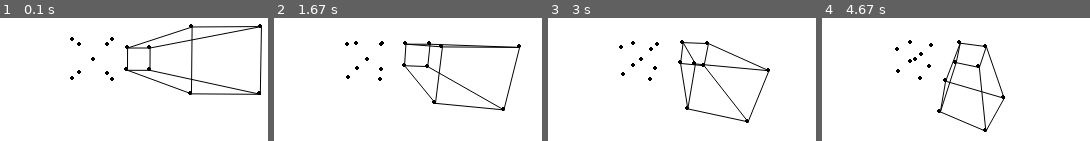
Above: before the commit, frames 1-4 (left to right).
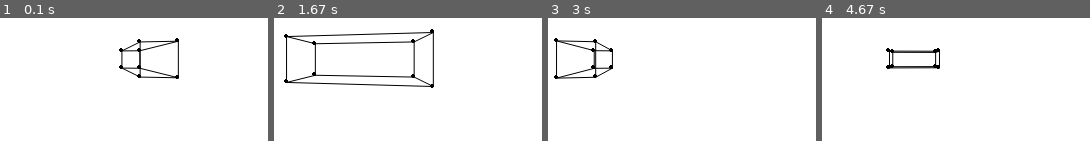
Above: after the commit, the same moments.

Repository: poonchoi/3D-GRAPHICS-ENGINE
Game: pygame game, started from 3dEngine1stModel.py
Two runs of this game, one before a commit and one after it. Both use one fixed random seed, a clock stepped at 60 frames per second and the inputs below.
Inputs:
- Up to frame 1 (0.1 s): no input
- Up to frame 2 (1.67 s): no input
- Up to frame 3 (3 s): no input
- Up to frame 4 (4.67 s): no input

The runs differ from the first frame. In frame 1, 5.6% of the frame differs, in the area x 26-98%, y 4-63%; in frame 2, 7.3%, in the area x 3-93%, y 8-76%; in frame 3, 4.9%; in frame 4, 4.1%.

Commit message:
Update 3dEngine1stModel.py

Diff:
--- a/3dEngine1stModel.py
+++ b/3dEngine1stModel.py
@@ -14,7 +14,7 @@
         self.clock = pg.time.Clock()
         self.angle = 0
         self.scale = 100
-        self.distance = 6
+        self.distance = 9
 
 
     def connect_points(self, i, j, points):
@@ -78,16 +78,16 @@
 
     def draw(self):
         # self.angle = pg.mouse.get_pos()[0] / 1000
-        self.angle += 0.001
+        self.angle += 0.01
         self.screen.fill(WHITE)
-        points = [[3, -1, 3], [5, -1, 3], [5, 1, 3], [3, 1, 3], [3, -1, -3], [5, -1, -3], [5, 1, -3], [3, 1, -3], [0,0,0],
-        [-1,1,1],[1,1,1],[-1,-1,1],[1,-1, 1],[-1,1,-1],[1,1,-1],[-1,-1,-1],[1,-1,-1]]
+        points = [[3, -1, 3], [5, -1, 3], [5, 1, 3], [3, 1, 3], [3, -1, -3], [5, -1, -3], [5, 1, -3], [3, 1, -3]]
+        #[0,0,0],[-1,1,1],[1,1,1],[-1,-1,1],[1,-1, 1],[-1,1,-1],[1,1,-1],[-1,-1,-1],[1,-1,-1]
         projected_points = [[n, n] for n in range(len(points))]
         i = 0
         for point in points:
             rotated = self.rotateY(point, self.angle+0.01)
-            rotated = self.rotateX(rotated, self.angle)
-            rotated = self.translate(rotated, [0,0,-self.angle*5])
+            #rotated = self.rotateX(rotated, self.angle)
+            #rotated = self.translate(rotated, [0,0,-self.angle*5])
             projected = self.project(rotated)
             x = projected[0] * self.scale + self.H_WIDTH
             y = projected[1] * self.scale + self.H_HEIGHT
